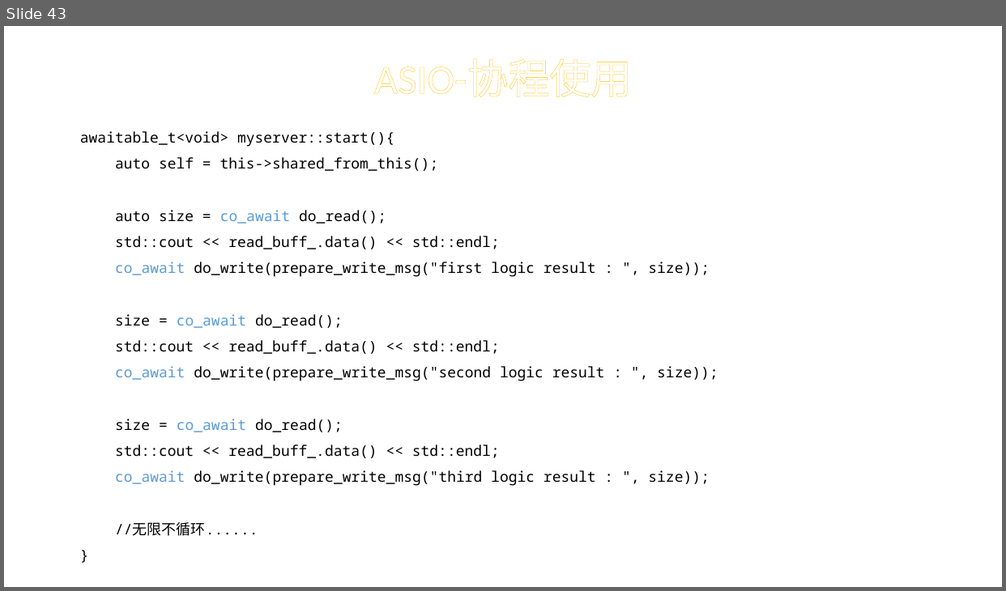
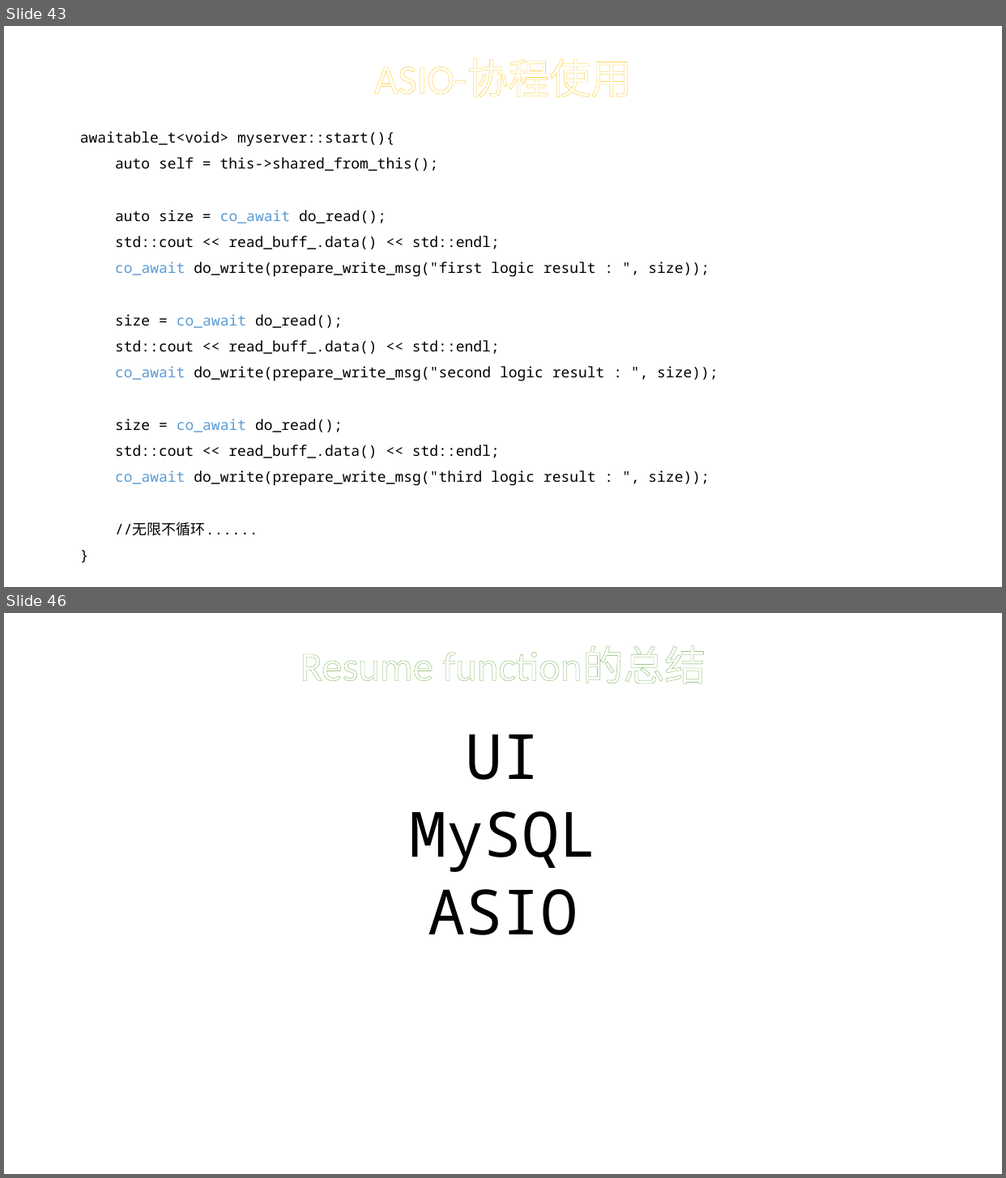
Before and after one commit to tearshark/resumef, a slide deck: Resumef实践.pptx. Shown one above the other, each under a label of ours: slide 43 before the commit, slides 43 and 46 after it; the slides between them are not shown. The pictures are 1006x591 and 1006x1178 pixels, drawn with LibreOffice and Linux fonts; fonts in the diff are those of the drawing. Boxes give left, top, right and bottom in pixels: in the first picture for what was removed or moved away, otherwise in the second. Text is boxed around its words. In the diff, an @@ line names an element or a change of style, - is before the commit and + after.

```diff
--- a/Resumef实践.pptx
+++ b/Resumef实践.pptx
@@ slide 46 added at (x1=4, y1=613, x2=1002, y2=1174), background #FFFFFF @@
@@ title added at (x1=300, y1=646, x2=705, y2=684), 39.6 pt, text #FFFFFF @@
+Resume function的总结
@@ text added at (x1=409, y1=735, x2=596, y2=935), 60 pt, text #000000 @@
+UI
+MySQL
+ASIO
```
Also in this commit, not shown: 10 other slides added, 1 other file.
